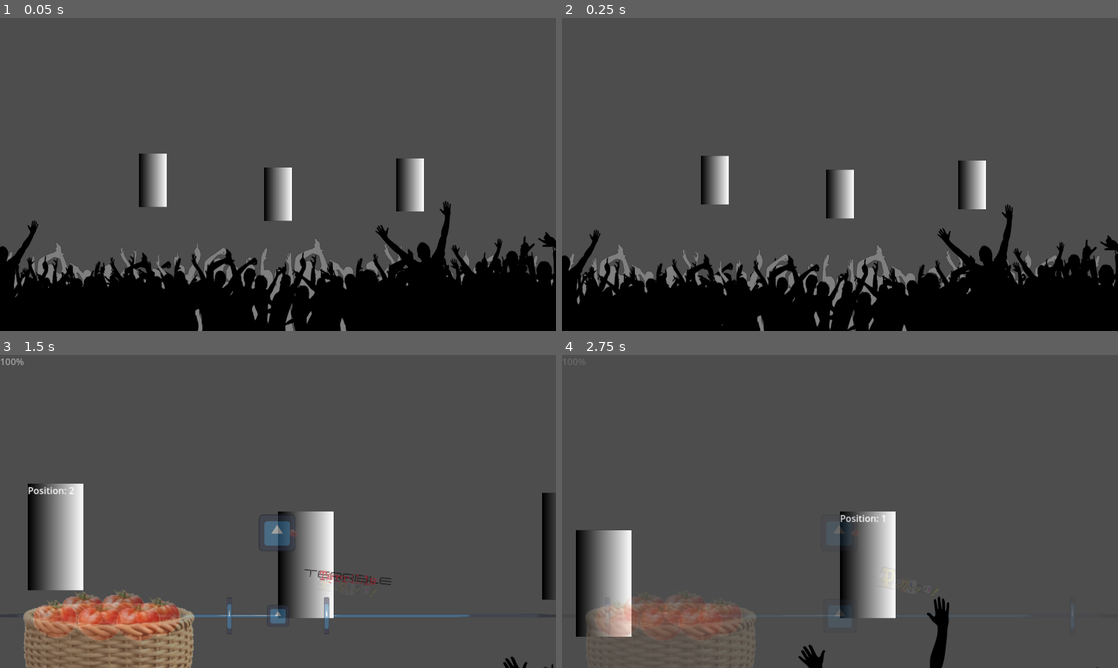
Above: before the commit, frames 1-4 (two rows, left to right).
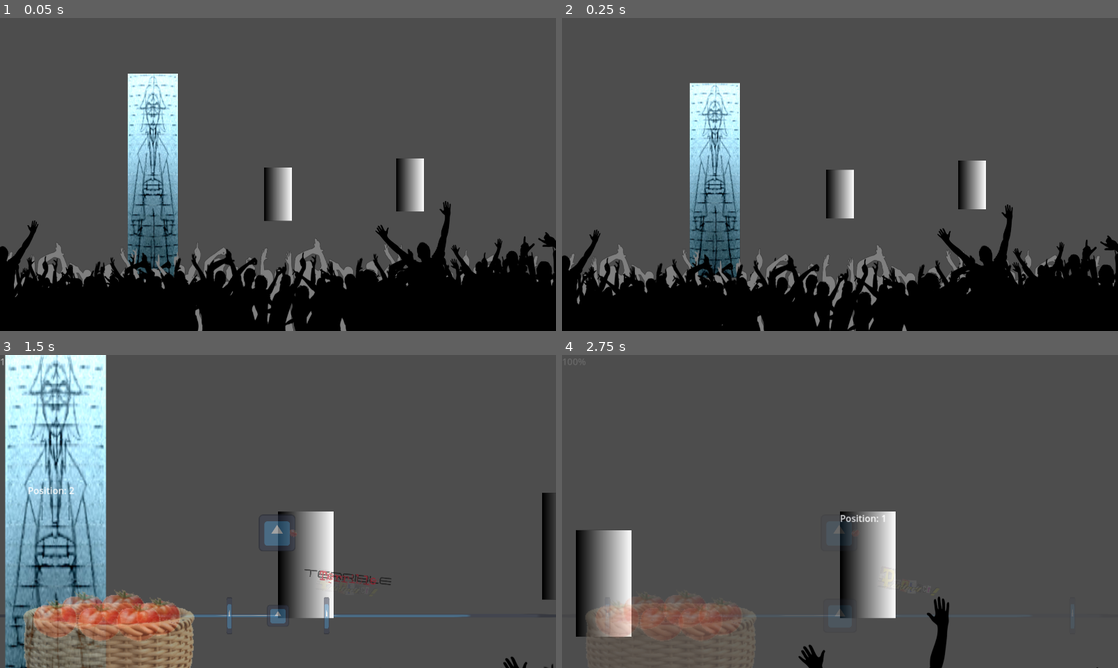
Above: after the commit, the same moments.

Repository: Quarticore/UntitledTomatoGame
Game: Godot game, scene res://scenes/main.tscn
The game is run twice, just before and just after one commit, with the same random seed, the same clock (stepped at 60 frames per second) and the same inputs. The engine's default icon, where the game draws it, is replaced by a stand-in: a white triangle on a blue panel in a dark square. Sound files missing from this copy of the repository are replaced by a short silence.
Inputs (mouse positions are in pixels of both pictures, inside the frame that each line leads up to):
- Up to frame 1 (0.05 s): no input
- Up to frame 2 (0.25 s): no input
- Up to frame 3 (1.5 s): move the mouse to (150, 517) at 0.52 s; hold D (InputRight) 0.53-1.28 s; click (150, 517) at 0.6 s; move the mouse to (555, 592) at 1.27 s; hold A (InputLeft) from 1.28 s (still down); tap S (InputMiddle) at 1.35 s; click (555, 592) at 1.42 s
- Up to frame 4 (2.75 s): move the mouse to (867, 564) at 2.02 s; release A (InputLeft) at 2.03 s; hold D (InputRight) from 2.03 s (still down); click (867, 564) at 2.1 s

The runs differ from the first frame. In frame 1, 5.4% of the frame differs, in the area x 22-32%, y 17-84%; in frame 2, 5.3%; in frame 3, 16%, in the area x 0-20%, y 0-100%; in frame 4, nothing differs.

Commit message:
fix: different great

Diff:
--- a/scenes/main.tscn
+++ b/scenes/main.tscn
@@ -6,8 +6,9 @@
 [ext_resource type="PackedScene" uid="uid://cpp7ddhx8pqcf" path="res://scenes/audio_manager.tscn" id="3_m7yqh"]
 [ext_resource type="Script" path="res://assets/scripts/enemy_pattern.gd" id="4_wvsy8"]
 [ext_resource type="PackedScene" uid="uid://d2q3qtuygsylc" path="res://scenes/beat_indicator.tscn" id="4_xrbsb"]
-[ext_resource type="PackedScene" uid="uid://cswvepkr1um18" path="res://scenes/tomato_shooter.tscn" id="5_2ftpm"]
+[ext_resource type="PackedScene" uid="uid://3m3uubicpp45" path="res://scenes/tomato_shooter.tscn" id="5_2ftpm"]
 [ext_resource type="Script" path="res://assets/scripts/gameplay_ui.gd" id="5_03y6y"]
+[ext_resource type="Texture2D" uid="uid://cseg3auakic65" path="res://assets/images/personsketch1.png" id="5_sggue"]
 [ext_resource type="PackedScene" uid="uid://btk7vlupffffw" path="res://scenes/crowd.tscn" id="6_8qqgb"]
 
 [sub_resource type="Resource" id="Resource_yb7fm"]
@@ -109,6 +110,9 @@
 position = Vector2(480, 472)
 behaviour = SubResource("Resource_yb7fm")
 
+[node name="Sprite" parent="GameContainer/GameViewport/Member1" index="1"]
+texture = ExtResource("5_sggue")
+
 [node name="Member2" parent="GameContainer/GameViewport" instance=ExtResource("2_ak1xx")]
 position = Vector2(912, 520)
 behaviour = SubResource("Resource_yb2n4")
Binary file changed: assets/images/input_great.png
Binary file added: assets/images/personsketch1.png
Not shown, changed: assets/images/personsketch1.png.import
Not shown: 1 places in scenes/main.tscn that only renumber resources
